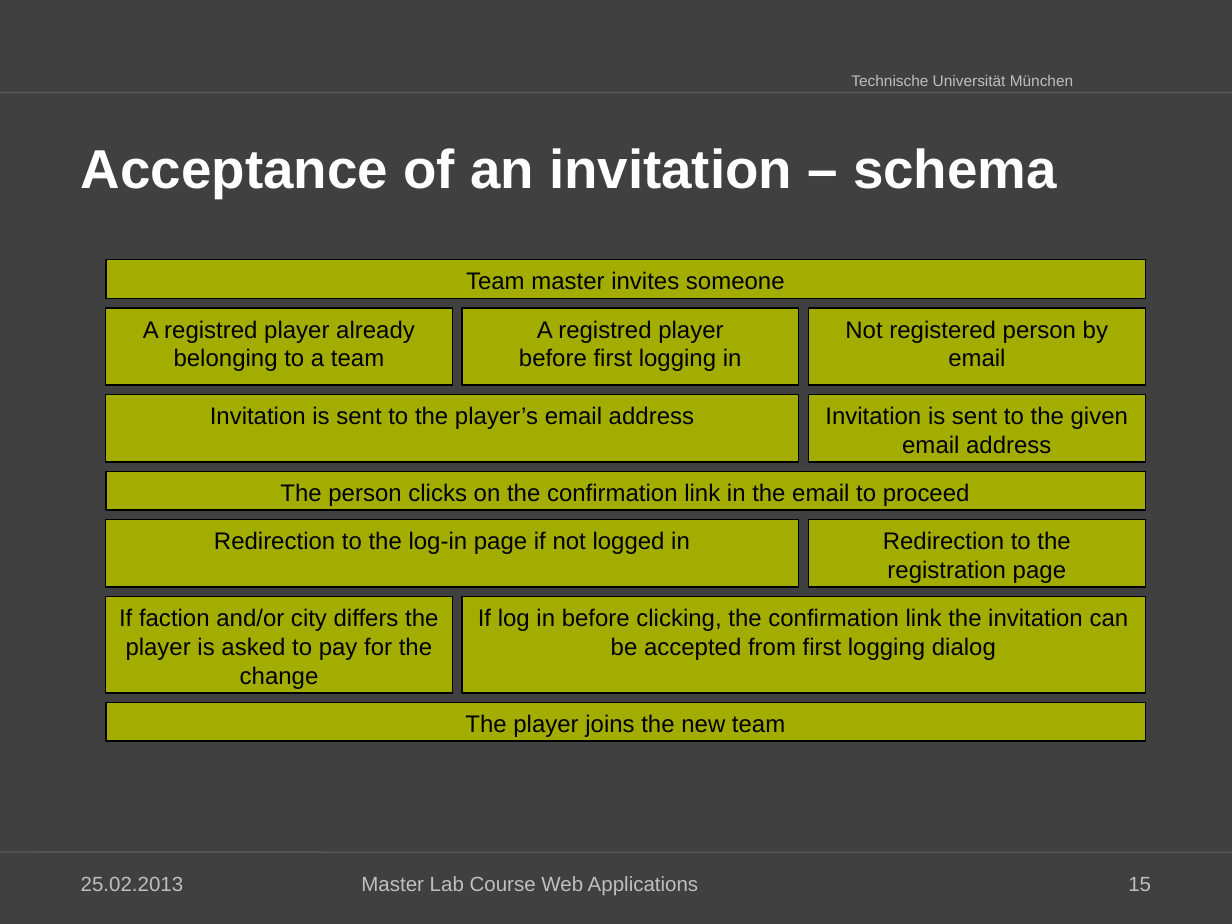
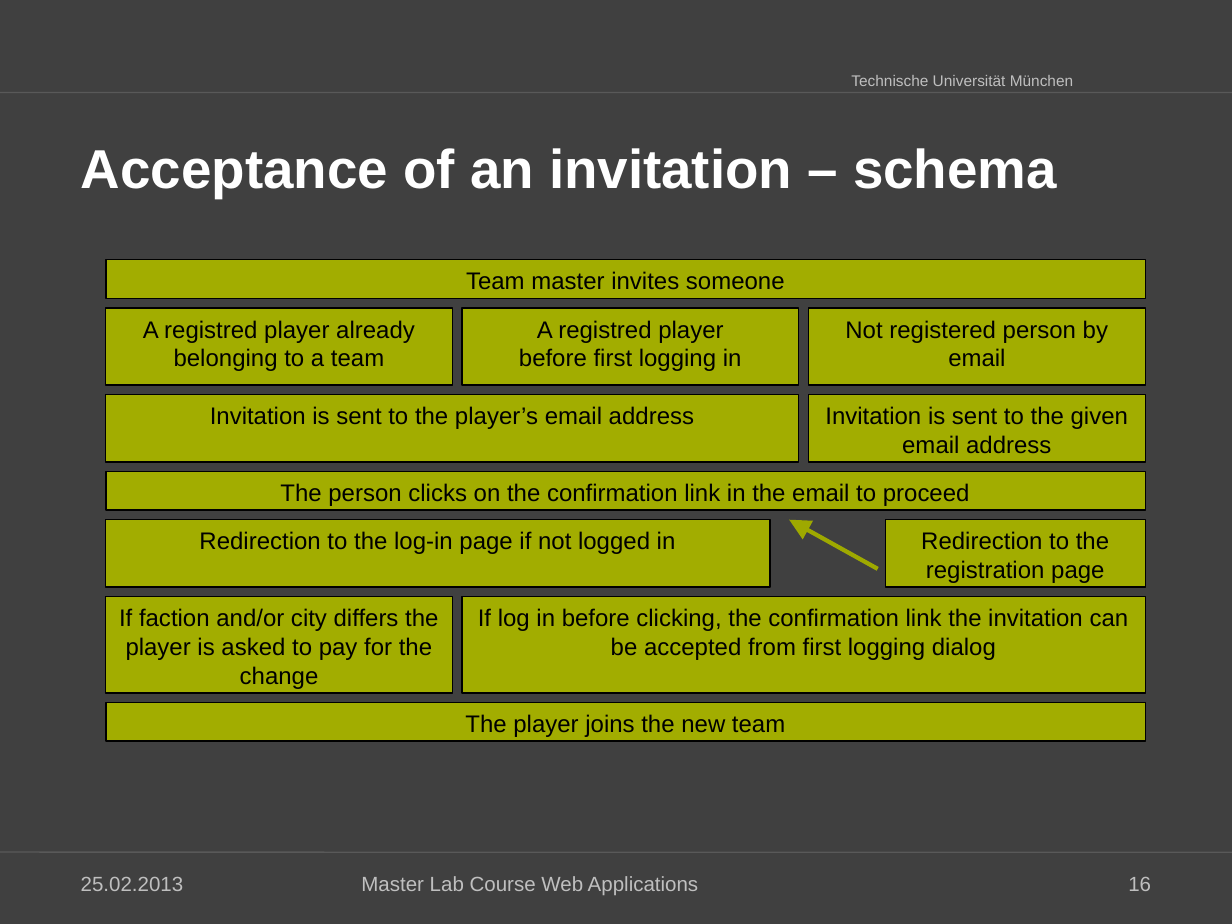
Before and after one commit to kneczaj/pi-puppids, a slide deck: slide 16 of docs/group4_Final_Presentation.pptx (slide 15 before the commit). Drawn at 1232x924 pixels with LibreOffice and Linux fonts; fonts in the diff are those of the drawing; background and template pictures are left out. Boxes give left, top, right and bottom in pixels: in the first picture for what was removed or moved away, otherwise in the second. Text is boxed around its words. In the diff, an @@ line names an element or a change of style, - is before the commit and + after.

```diff
--- a/docs/group4_Final_Presentation.pptx
+++ b/docs/group4_Final_Presentation.pptx
@@ rectangle "Redirection to the log-in page ...": place and size @@
-rectangle "Redirection to the log-in page ..." at [106,520,800,588]
+rectangle "Redirection to the log-in page ..." at [106,520,770,588]
@@ arrow added from (876, 568) to (790, 520), #9EA900 2.5 pt @@
@@ rectangle "Redirection to the registration page": place and size @@
-rectangle "Redirection to the registration page" at [808,520,1145,588]
+rectangle "Redirection to the registration page" at [886,520,1146,588]
@@ page number at [1128,877,1151,891]: text changed @@
-15
+16
```
Also in this commit, not shown: 1 slide added, 1 other file.
